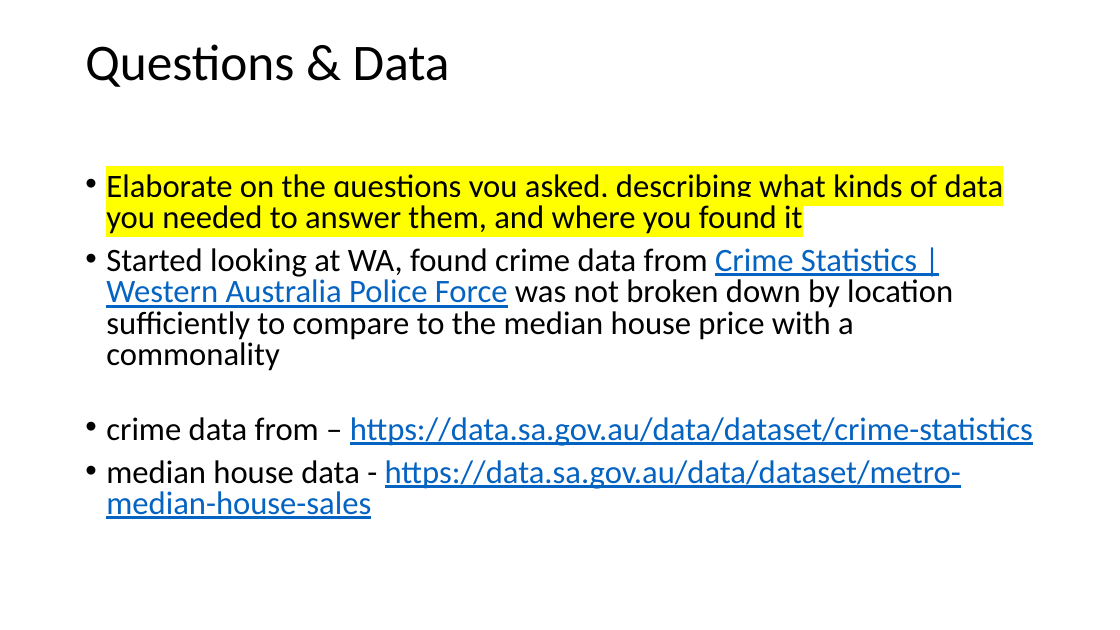
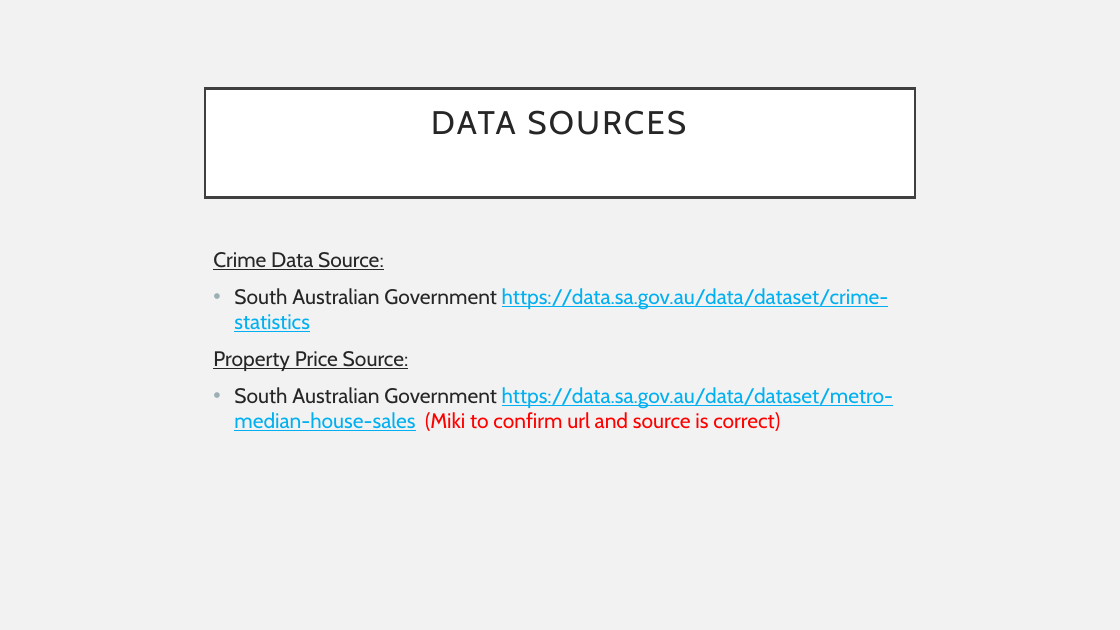
Before and after one commit to Sprettle/Chevrolet-Chilis, a slide deck: slide 3 of Project 1 Presentation.pptx. Drawn at 1120x630 pixels with LibreOffice and Linux fonts; fonts in the diff are those of the drawing. Boxes give left, top, right and bottom in pixels: in the first picture for what was removed or moved away, otherwise in the second. Text is boxed around its words. In the diff, an @@ line names an element or a change of style, - is before the commit and + after.

Commit message:
Edited Presentation

```diff
--- a/Project 1 Presentation.pptx
+++ b/Project 1 Presentation.pptx
@@ background #FFFFFF to #F2F2F2 @@
@@ title "DATA SOURCES": place and size @@
-title "DATA SOURCES" at bbox=[85, 44, 450, 87]
+title "DATA SOURCES" at bbox=[205, 88, 915, 197]
@@ title "DATA SOURCES" at bbox=[205, 88, 915, 197]: fill none to #FFFFFF; outline none to #404040 2.5 pt @@
@@ title at bbox=[431, 110, 687, 135]: text changed; size 44 to 28 pt; font Calibri to Cabin; text colour #000000 to #262626 @@
-Questions & Data
+DATA SOURCES
@@ text at bbox=[213, 252, 893, 431]: text changed; size 28 to 18 pt; font Calibri to Cabin; text colour #000000 to #00B0F0 @@
-• Elaborate on the questions you asked, describing what kinds of data you needed to answer them, and where you found it
-• Started looking at WA, found crime data from Crime Statistics | Western Australia Police Force was not broken down by location sufficiently to compare to the median house price with a commonality
-• crime data from – https://data.sa.gov.au/data/dataset/crime-statistics
-• median house data - https://data.sa.gov.au/data/dataset/metro-median-house-sales
+Crime Data Source:
+• South Australian Government https://data.sa.gov.au/data/dataset/crime-statistics
+Property Price Source:
+• South Australian Government https://data.sa.gov.au/data/dataset/metro-median-house-sales (Miki to confirm url and source is correct)
```
Also in this commit, not shown: 4 other slides changed, 9 slides added, 5 slides removed, 1 other file.
